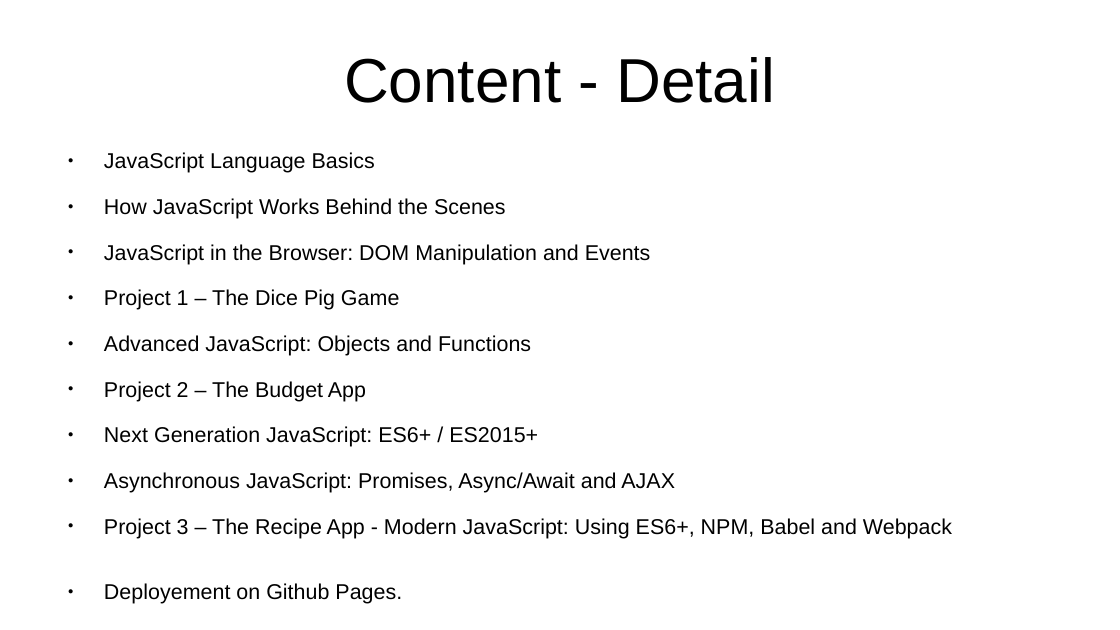
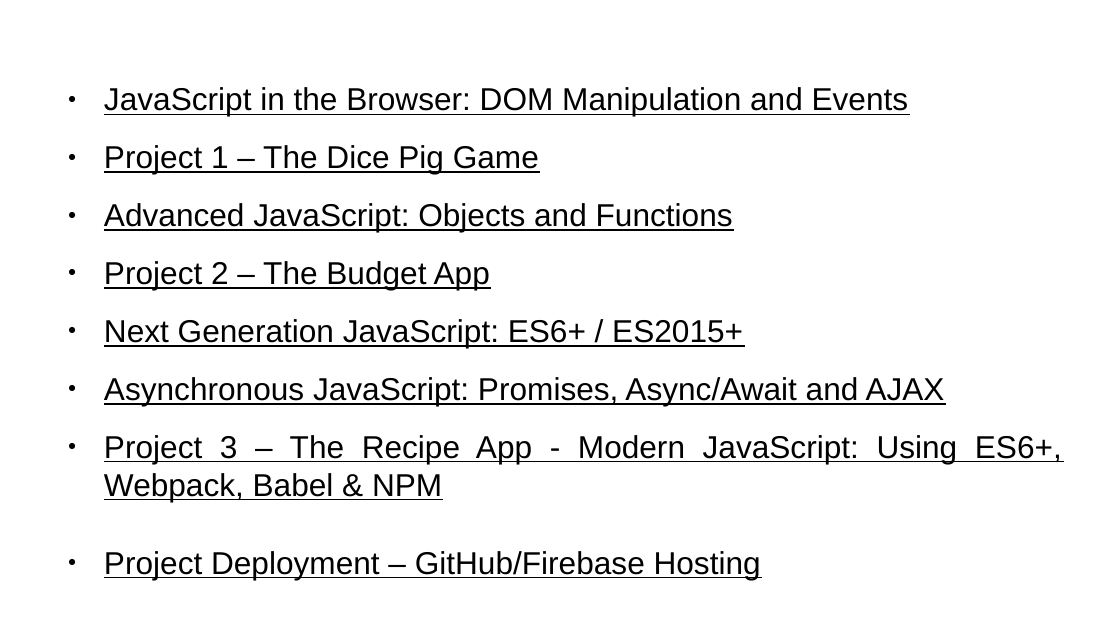
Before and after one commit to rajeshchauhan23102008/documents, a slide deck: slide 6 of src/courses/Javascript - No Theme.odp (slide 4 before the commit). Drawn at 1120x630 pixels with LibreOffice and Linux fonts; fonts in the diff are those of the drawing. Boxes give left, top, right and bottom in pixels: in the first picture for what was removed or moved away, otherwise in the second. Text is boxed around its words. In the diff, an @@ line names an element or a change of style, - is before the commit and + after.

```diff
--- a/src/courses/Javascript - No Theme.odp
+++ b/src/courses/Javascript - No Theme.odp
@@ title removed at box(344, 57, 775, 103) @@
-Content - Detail
@@ text "JavaScript in the Browser: DOM ...": place and size @@
-text "JavaScript in the Browser: DOM ..." at box(104, 152, 952, 604)
+text "JavaScript in the Browser: DOM ..." at box(104, 87, 1062, 579)
@@ text at box(104, 87, 945, 406): size 15.2 to 22.4 pt, underline on in "JavaScript in the Browser: DOM Manipulation and ...", "Project 1 – The Dice Pig Game", "Advanced JavaScript: Objects and Functions", "Project 2 – The Budget App" and 2 more places @@
@@ text at box(104, 152, 506, 219): paragraphs removed @@
-● JavaScript Language Basics
-● How JavaScript Works Behind the Scenes
@@ text at box(104, 435, 1062, 579): text changed; size 15.2 to 22.4 pt @@
-● Project 3 – The Recipe App - Modern JavaScript: Using ES6+, NPM, Babel and Webpack
-● Deployement on Github Pages.
+● Project 3 – The Recipe App - Modern JavaScript: Using ES6+, Webpack, Babel & NPM
+● Project Deployment – GitHub/Firebase Hosting
```
Also in this commit, not shown: 3 other slides changed, 6 slides added, 6 other files.
